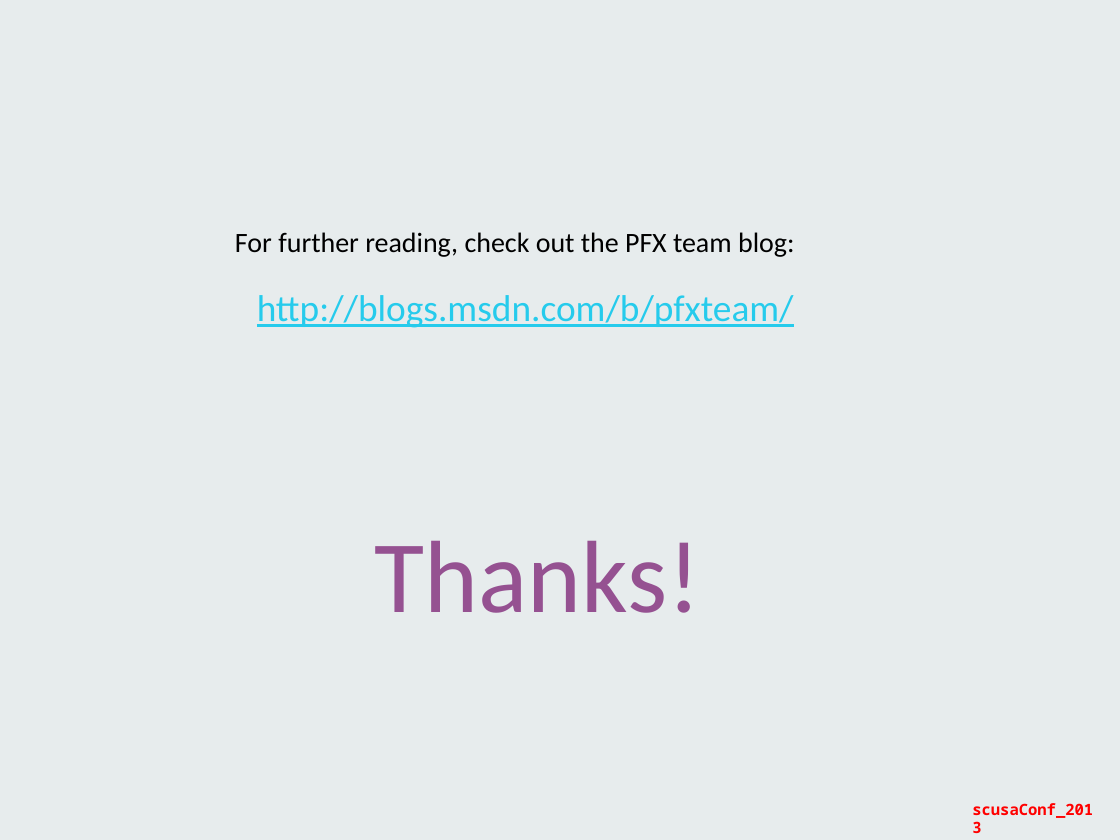
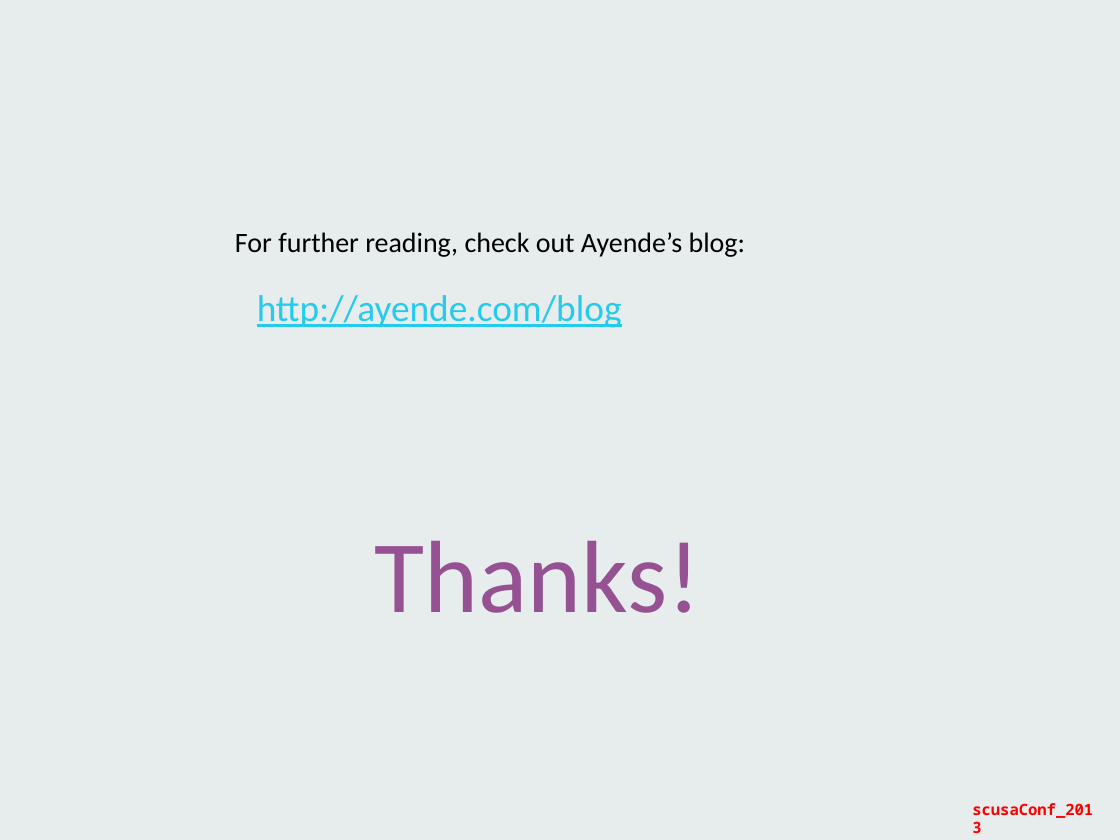
Before and after one commit to staticvoidmain/nosql-demo, a slide deck: slide 11 of slides/scusaConf2013_nosql.pptx (slide 8 before the commit). Drawn at 1120x840 pixels with LibreOffice and Linux fonts; fonts in the diff are those of the drawing; background and template pictures are left out. Boxes give left, top, right and bottom in pixels: in the first picture for what was removed or moved away, otherwise in the second. Text is boxed around its words. In the diff, an @@ line names an element or a change of style, - is before the commit and + after.

```diff
--- a/slides/scusaConf2013_nosql.pptx
+++ b/slides/scusaConf2013_nosql.pptx
@@ text at bbox=[235, 232, 745, 257]: text changed @@
-For further reading, check out the PFX team blog:
+For further reading, check out Ayende’s blog:
@@ text at bbox=[257, 295, 622, 328]: text changed @@
-http://blogs.msdn.com/b/pfxteam/
+http://ayende.com/blog
```
Also in this commit, not shown: 4 other slides changed, 4 slides added, 1 slide removed.
